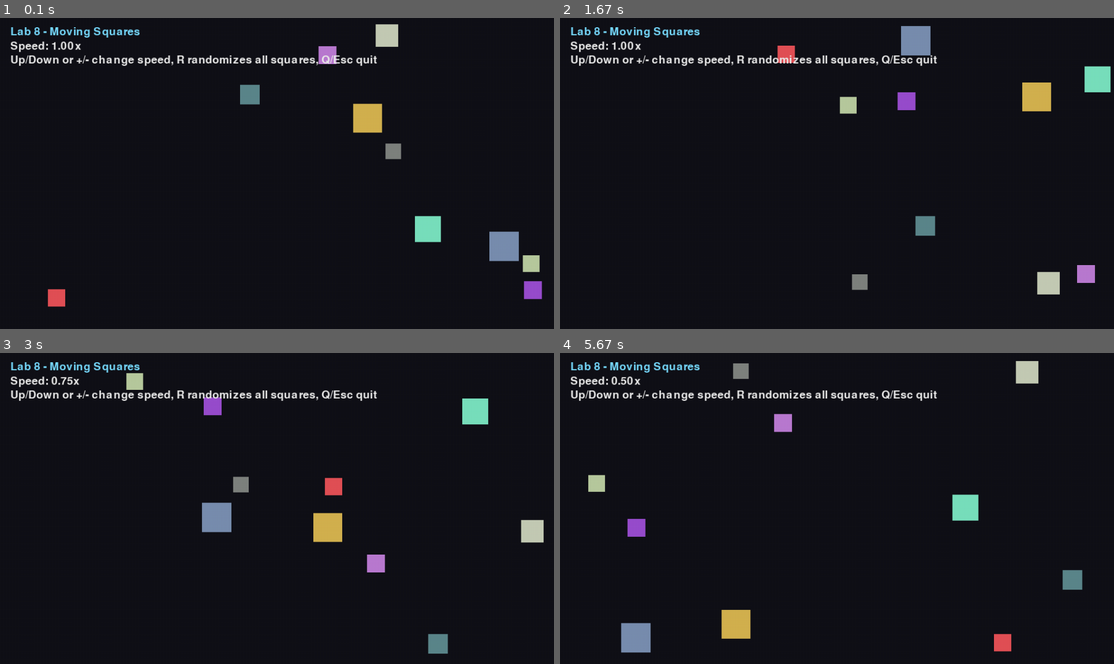
Above: before the commit, frames 1-4 (two rows, left to right).
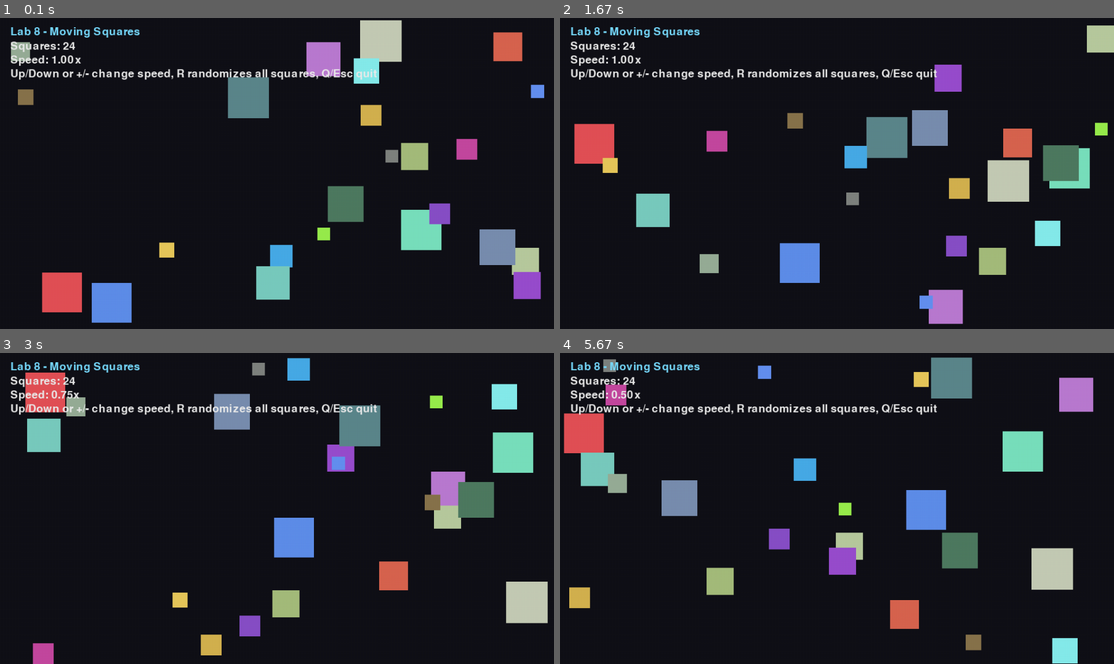
Above: after the commit, the same moments.

Repository: benogeorge/lab8-pygame
Game: pygame game, started from main.py
Two runs of this game, one before a commit and one after it. Both use one fixed random seed, a clock stepped at 60 frames per second and the inputs below.
Inputs:
- Up to frame 1 (0.1 s): no input
- Up to frame 2 (1.67 s): hold Up 0.33-0.8 s; hold Down 0.83-1.13 s; hold Up 1.17-1.53 s; hold Down from 1.57 s (still down)
- Up to frame 3 (3 s): tap - at 1.72, 2.78 s; release Down at 1.93 s; hold Up 1.97-2.27 s; hold Down 2.3-2.6 s; hold Up from 2.63 s (still down)
- Up to frame 4 (5.67 s): release Up at 3 s; hold Down 3.03-3.4 s; hold Up 3.43-3.73 s; hold Down 3.77-4.07 s; tap - at 3.92, 5.05 s; hold Up 4.1-4.47 s; hold Down 4.5-4.87 s; hold Up 4.9-5.2 s; hold Down 5.23-5.53 s; hold Up from 5.57 s (still down)

The runs differ from the first frame. In frame 1, 11% of the frame differs, in the area x 1-99%, y 0-99%; in frame 2, 16%; in frame 3, 15%; in frame 4, 16%, in the area x 0-97%, y 1-100%.

Commit message:
feat(main): Add more squares and motion variety
Increase the square count, widen the size range, and keep movement lively with stronger random direction changes while preserving the simple clear-and-redraw loop.

Diff:
--- a/main.py
+++ b/main.py
@@ -1,5 +1,6 @@
 from __future__ import annotations
 
+import math
 import random
 from dataclasses import dataclass
 
@@ -9,13 +10,23 @@
 WIDTH = 960
 HEIGHT = 540
 FPS = 60
-SQUARE_COUNT = 10
+SQUARE_COUNT = 24
 BACKGROUND = (18, 18, 24)
 TEXT_COLOR = (235, 235, 235)
 ACCENT_COLOR = (120, 220, 255)
+MIN_SQUARE_SIZE = 18
+MAX_SQUARE_SIZE = 72
 MIN_SPEED_SCALE = 0.25
 MAX_SPEED_SCALE = 4.0
 SPEED_STEP = 0.25
+MIN_SIZE_SPEED_FACTOR = 1.5
+MAX_SIZE_SPEED_FACTOR = 0.55
+MIN_TURN_INTERVAL = 8
+MAX_TURN_INTERVAL = 26
+MAX_TURN_ANGLE = 0.5
+MIN_WOBBLE_ANGLE = 0.01
+MAX_WOBBLE_ANGLE = 0.11
+WOBBLE_CHANCE = 0.22
 
 
 @dataclass
@@ -25,11 +36,38 @@
     vx: float
     vy: float
     size: int
+    speed_factor: float
+    turn_timer: int
     color: pygame.Color
 
     def update(self, width: int, height: int, speed_scale: float) -> None:
-        self.x += self.vx * speed_scale
-        self.y += self.vy * speed_scale
+        if random.random() < WOBBLE_CHANCE:
+            wobble_angle = random.uniform(-MAX_WOBBLE_ANGLE, MAX_WOBBLE_ANGLE)
+            if abs(wobble_angle) < MIN_WOBBLE_ANGLE:
+                wobble_angle = MIN_WOBBLE_ANGLE if wobble_angle >= 0 else -MIN_WOBBLE_ANGLE
+            cos_angle = math.cos(wobble_angle)
+            sin_angle = math.sin(wobble_angle)
+            old_vx = self.vx
+            old_vy = self.vy
+            self.vx = old_vx * cos_angle - old_vy * sin_angle
+            self.vy = old_vx * sin_angle + old_vy * cos_angle
+
+        self.turn_timer -= 1
+        if self.turn_timer <= 0:
+            angle = random.uniform(-MAX_TURN_ANGLE, MAX_TURN_ANGLE)
+            cos_angle = math.cos(angle)
+            sin_angle = math.sin(angle)
+            old_vx = self.vx
+            old_vy = self.vy
+            self.vx = old_vx * cos_angle - old_vy * sin_angle
+            self.vy = old_vx * sin_angle + old_vy * cos_angle
+            self.turn_timer = random.randint(MIN_TURN_INTERVAL, MAX_TURN_INTERVAL)
+            self.vx *= random.uniform(0.92, 1.08)
+            self.vy *= random.uniform(0.92, 1.08)
+
+        movement_scale = speed_scale * self.speed_factor
+        self.x += self.vx * movement_scale
+        self.y += self.vy * movement_scale
 
         if self.x <= 0:
             self.x = 0
@@ -54,17 +92,30 @@
 
 
 def create_square(width: int, height: int) -> Square:
-    size = random.randint(24, 54)
+    size = random.randint(MIN_SQUARE_SIZE, MAX_SQUARE_SIZE)
     x = random.randint(0, width - size)
     y = random.randint(0, height - size)
     vx = random.choice([-1, 1]) * random.uniform(1.5, 4.0)
     vy = random.choice([-1, 1]) * random.uniform(1.5, 4.0)
+    size_ratio = (size - MIN_SQUARE_SIZE) / (MAX_SQUARE_SIZE - MIN_SQUARE_SIZE)
+    speed_factor = MAX_SIZE_SPEED_FACTOR + (1 - size_ratio) * (
+        MIN_SIZE_SPEED_FACTOR - MAX_SIZE_SPEED_FACTOR
+    )
     color = pygame.Color(
         random.randint(70, 240),
         random.randint(70, 240),
         random.randint(70, 240),
     )
-    return Square(x=x, y=y, vx=vx, vy=vy, size=size, color=color)
+    return Square(
+        x=x,
+        y=y,
+        vx=vx,
+        vy=vy,
+        size=size,
+        speed_factor=speed_factor,
+        turn_timer=random.randint(MIN_TURN_INTERVAL, MAX_TURN_INTERVAL),
+        color=color,
+    )
 
 
 def create_squares(count: int, width: int, height: int) -> list[Square]:
@@ -74,6 +125,7 @@
 def draw_overlay(surface: pygame.Surface, font: pygame.font.Font, speed_scale: float) -> None:
     lines = [
         "Lab 8 - Moving Squares",
+        f"Squares: {SQUARE_COUNT}",
         f"Speed: {speed_scale:.2f}x",
         "Up/Down or +/- change speed, R randomizes all squares, Q/Esc quit",
     ]
